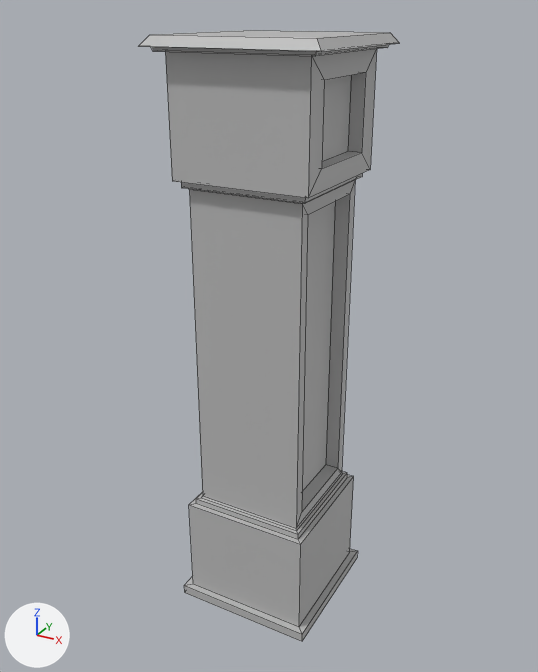
What one commit did to the FBX model Assets/Props/Environments/Prop_Clockpillar_01/Prop_Clockpillar_01.fbx.
Camera for both pictures: a camera (50 mm lens) standing at (1.3, -1.74, 2.36) and looking at (0.02, 0.59, 1.19). Lighting does not change. The marker at lower left points along +X, +Y and +Z. Mesh edges are drawn as thin lines. Where no turn or scale is listed for an object, it has been applied to the vertices.

Names of what the first picture shows: 'Prop_Clockpillar_01'.
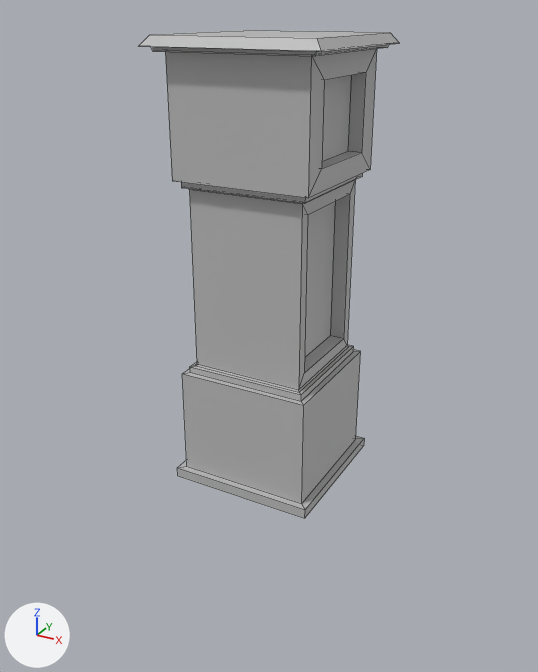
The newer file is also rescaled (x1.14), turned or shifted as a whole; pictures and numbers use the older file's frame.

Pixel boxes [x1, y1, x2, y2] of what changed, in the pictures (538 x 672 px; the box of a moved part takes in the faces that stretch with it):
'Prop_Clockpillar_01', reshaped (20% shorter): before [139, 30, 400, 641]; after [139, 30, 400, 518]
part 1 of me_mesh, moved or reshaped: before [184, 235, 358, 641]; after [177, 235, 364, 518]

The change in detail:
me_mesh has 88 vertices, 86 faces and spans x -0.32..0.32, y -0.32..0.32, z -1.13..1.13.
me_mesh is used by ob_prop_clockpillar_01; location (0.049, 0.59, 1.155).
me_mesh part 1: all 36 vertices in x -0.29..0.29, y -0.29..0.29, z -1.13..-0.59 are moved by (0.0, 0.0, 0.6).
